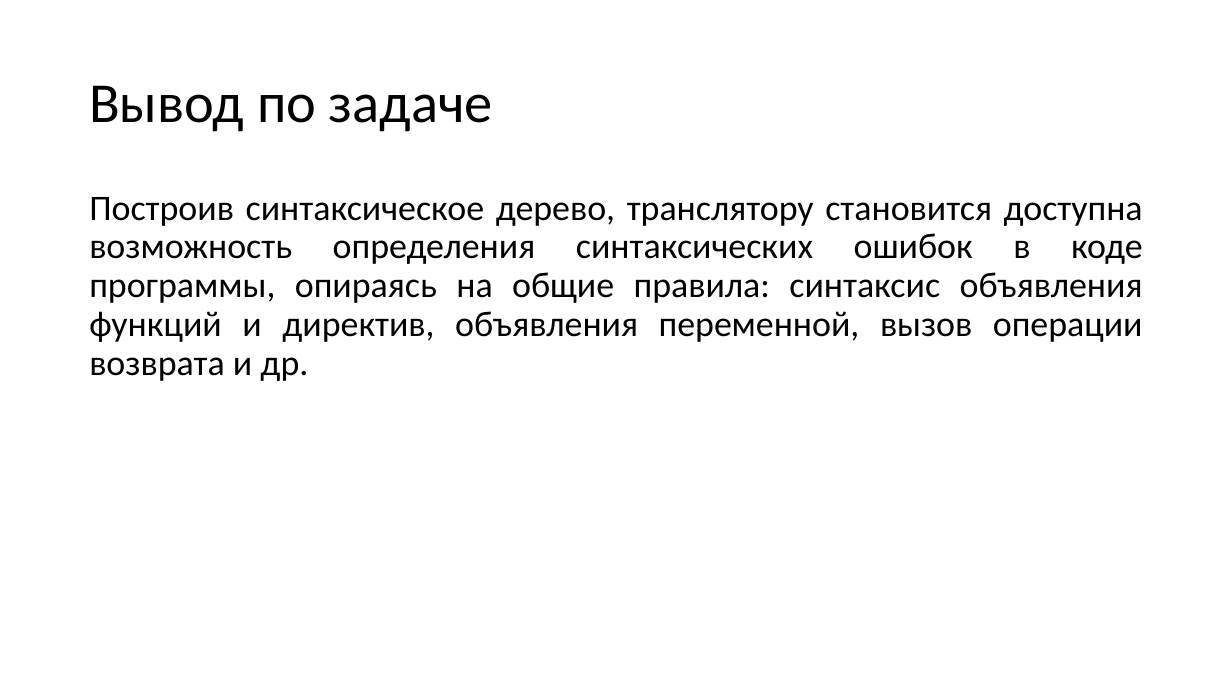
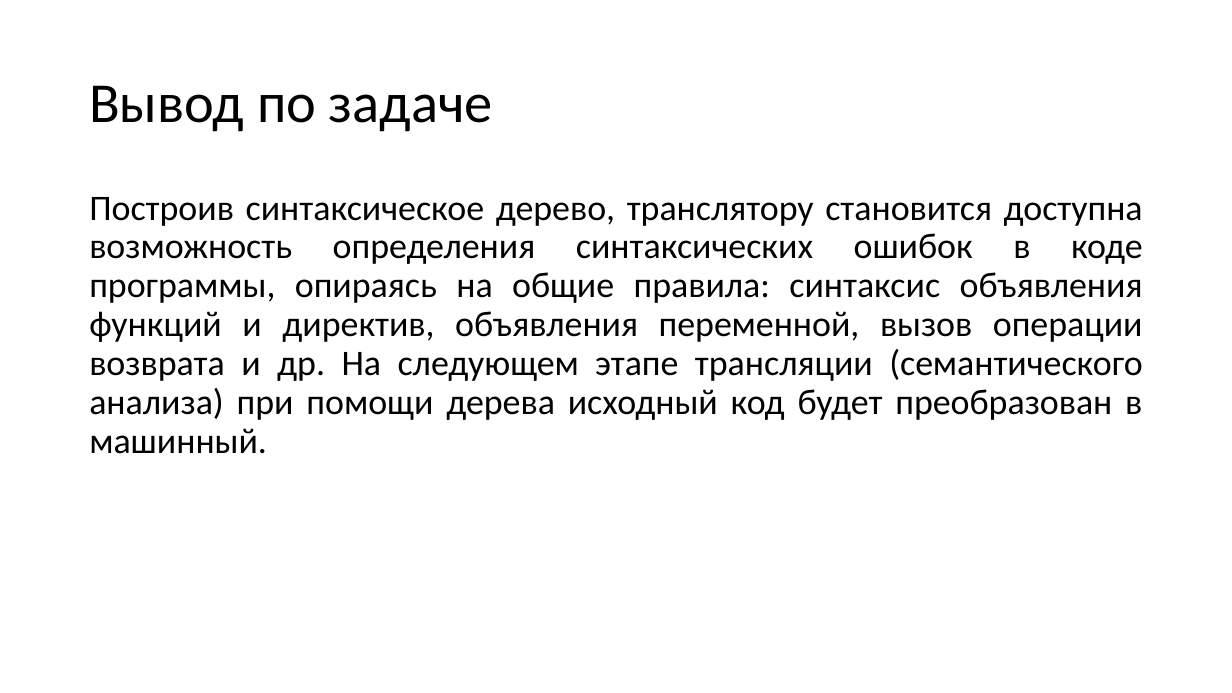
Before and after one commit to goddamnteam/korzun, a slide deck: slide 17 of task1.pptx (slide 16 before the commit). Drawn at 1232x693 pixels with LibreOffice and Linux fonts; fonts in the diff are those of the drawing. Boxes give left, top, right and bottom in pixels: in the first picture for what was removed or moved away, otherwise in the second. Text is boxed around its words. In the diff, an @@ line names an element or a change of style, - is before the commit and + after.

Commit message:
Some fixes

```diff
--- a/task1.pptx
+++ b/task1.pptx
@@ text at <box>89,197,1143,454</box>: text changed @@
-Построив синтаксическое дерево, транслятору становится доступна возможность определения синтаксических ошибок в коде программы, опираясь на общие правила: синтаксис объявления функций и директив, объявления переменной, вызов операции возврата и др.
+Построив синтаксическое дерево, транслятору становится доступна возможность определения синтаксических ошибок в коде программы, опираясь на общие правила: синтаксис объявления функций и директив, объявления переменной, вызов операции возврата и др. На следующем этапе трансляции (семантического анализа) при помощи дерева исходный код будет преобразован в машинный.
```
Also in this commit, not shown: 1 other slide changed, 1 slide added.
